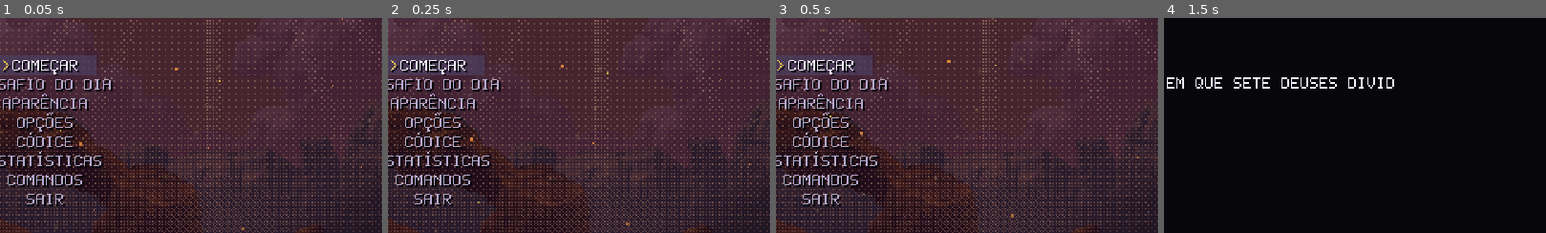
Above: before the commit, frames 1-4 (left to right).
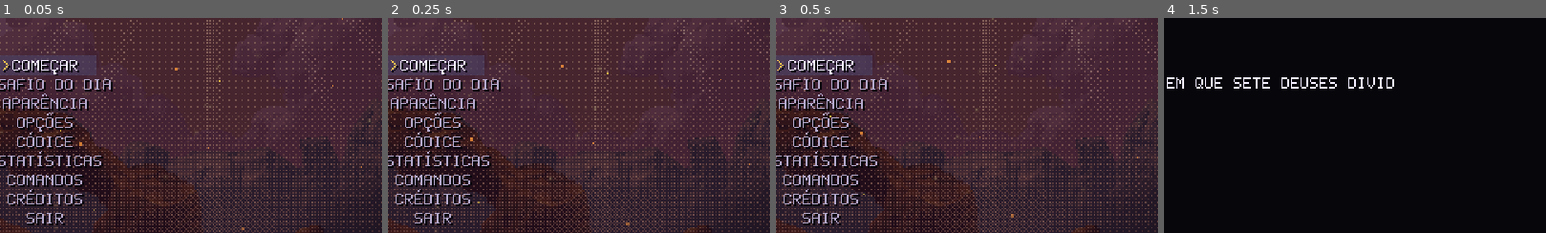
Above: after the commit, the same moments.

Repository: MrRobotS0/Roguevania
Game: Godot game, scene res://scenes/main.tscn
The game is run twice, just before and just after one commit, with the same random seed, the same clock (stepped at 60 frames per second) and the same inputs.
Inputs (mouse positions are % of the whole screen's width and height, from its top left):
- Up to frame 1 (0.05 s): no input
- Up to frame 2 (0.25 s): no input
- Up to frame 3 (0.5 s): no input
- Up to frame 4 (1.5 s): tap Enter (confirm) at 0.5 s; move the mouse to (72, 45) at 0.52 s; hold D (right) 0.53-1.28 s; click (72, 45) at 0.6 s; tap Space (jump) at 0.77 s; tap F5 (reset) at 1.25 s; move the mouse to (30, 55) at 1.27 s; hold S (down) from 1.28 s (still down); right-click (30, 55) at 1.35 s
The pictures show only the part of the screen within x 44-94%, y 33-83%; the shares and areas given below are measured in that part.

The runs differ from the first frame. In frame 1, 0.9% of the frame differs, in the area x 2-22%, y 79-97%; in frame 2, 0.9%; in frame 3, 0.9%; in frame 4, nothing differs.

Commit message:
Créditos: opção CRÉDITOS no título com toda a arte de terceiros (CC-BY com autores, CC0 com agradecimento), em português e inglês; teste novo

Diff:
--- a/scripts/main.gd
+++ b/scripts/main.gd
@@ -175,6 +175,9 @@
 			menu.open_text("ESTATÍSTICAS", Meta.stats_text())
 		"codex":
 			open_codex()
+		"credits":
+			var file := "res://content/creditos%s.txt" % ("_en" if Lang.lang == "en" else "")
+			menu.open_text("CRÉDITOS", FileAccess.get_file_as_string(file))
 		"daily":
 			if _abandon_saved_first(_on_title_option.bind("daily")):
 				return
--- a/scripts/ui/screen.gd
+++ b/scripts/ui/screen.gd
@@ -17,6 +17,7 @@
 	["codex", "CÓDICE"],
 	["stats", "ESTATÍSTICAS"],
 	["controls", "COMANDOS"],
+	["credits", "CRÉDITOS"],
 	["quit", "SAIR"],
 ]
 
--- a/tests/run_tests.gd
+++ b/tests/run_tests.gd
@@ -145,6 +145,7 @@
 	await _case("cromas: trancados, comprados na Vigia, vestidos e salvos", _chromas)
 	await _case("dicas: aparecem na hora, somem ao aprender, uma vez só", _guide)
 	await _case("HUD: cada domínio tem a sua pele e ela cabe na tela", _hud_skins)
+	await _case("créditos: a arte CC-BY aparece no título, nos dois idiomas", _credits)
 
 	print("")
 	print("%d ok, %d falhas" % [_passed, _failures.size()])
@@ -1384,3 +1385,15 @@
 		hud.queue_redraw()
 		await _frames(2)
 	hud.queue_free()
+
+
+func _credits() -> void:
+	var ids := Screen.TITLE_OPTIONS.map(func(o: Array) -> String: return String(o[0]))
+	_check(ids.has("credits"), "o título não tem CRÉDITOS")
+	for f in ["res://content/creditos.txt", "res://content/creditos_en.txt"]:
+		var text := FileAccess.get_file_as_string(f)
+		for who in ["ANSIMUZ", "THEBLACKSWORD", "REDSHRIKE", "EMCEE FLESHER", "BALMER", "CALCIUMTRICE", "TIOPALADA"]:
+			_check(text.contains(who), "%s sem crédito para %s" % [f, who])
+	# todo inimigo com arte nova tem a folha colorida e os nomes que o script pede
+	for sheet in ["penitent", "emperor", "colossus", "mother_root", "architect", "faceless_king", "astronomer", "wolf_king"]:
+		_check(SpriteSheet.meta(sheet).get("color", false), "%s ainda é a folha antiga" % sheet)
Not shown, added: content/creditos.txt
Not shown, added: content/creditos_en.txt
